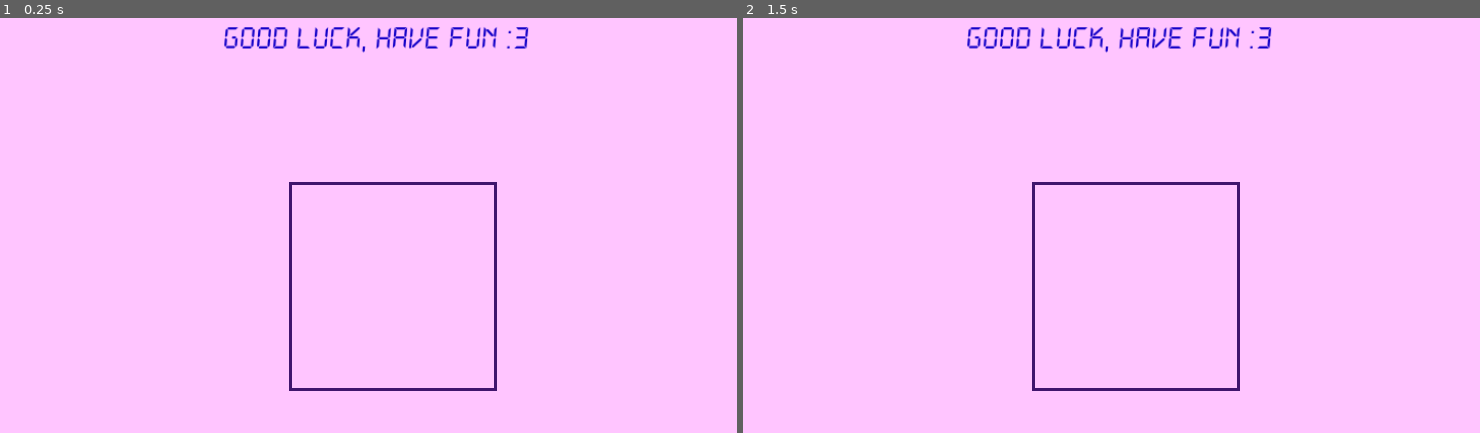
Above: before the commit, frames 1-2 (left to right).
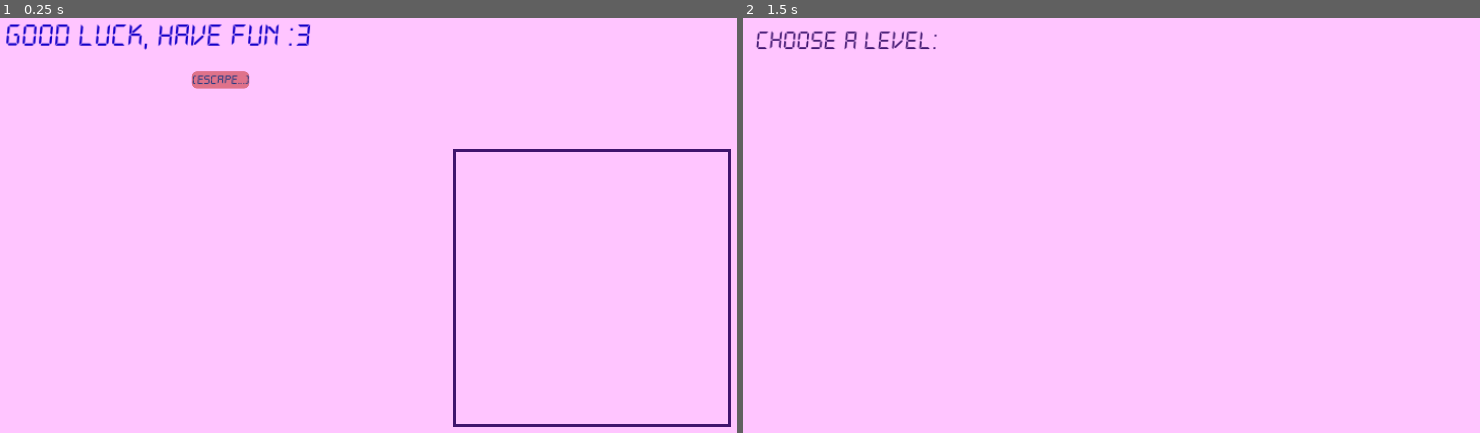
Above: after the commit, the same moments.

Repository: GriffinSpeidel/Nonogram
Game: Godot game, scene res://scenes/main.tscn
The game is run twice, just before and just after one commit, with the same random seed, the same clock (stepped at 60 frames per second) and the same inputs. This scene is started directly instead of the project's main scene.
Inputs (mouse positions are in pixels of both pictures, inside the frame that each line leads up to):
- Up to frame 1 (0.25 s): no input
- Up to frame 2 (1.5 s): click (964, 80) at 0.5 s, where only the run after the commit has a clickable "(escape...)"; tap Enter at 1.25 s; move the mouse to (1288, 200) at 1.27 s; click (1288, 200) at 1.42 s

The runs differ from the first frame. In frame 1, 3.8% of the frame differs, in the area x 0-100%, y 1-99%; in frame 2, 2.1%.

Commit message:
Added nonogram cells, although alignment in the grid isnt perfect

Diff:
--- /dev/null
+++ b/scenes/main.gd
@@ -0,0 +1,102 @@
+extends Node
+
+enum CellState { EMPTY, FILLED, BLOCKED }
+
+@onready var board := $NonogramBoard
+@onready var back_button := $BackButton
+@onready var board_panel := $NonogramBoard/Panel
+@onready var aspect := board_panel.get_node("MarginContainer/AspectRatioContainer")
+@onready var TITLE_SCENE := "res://ui/level_select.tscn"
+@onready var grid_container := $NonogramBoard/Panel/MarginContainer/AspectRatioContainer/GridContainer
+
+var cell_scene := preload("res://ui/nonogram_cell.tscn")
+
+var solution : Array = []  # stores rows as arrays of ints
+var grid_size : int = 0 # assumes square grids
+
+func _ready():
+	back_button.pressed.connect(_on_back_pressed)
+
+func _on_back_pressed():
+	get_tree().change_scene_to_file(TITLE_SCENE)
+
+func load_level(file_path: String):
+	var file := FileAccess.open(file_path, FileAccess.ModeFlags.READ)
+	if file == null:
+		push_error("Could not open level file: %s" % file_path)
+		return
+
+	var text := file.get_as_text()
+	file.close()
+
+	# Split by lines and convert each line to an array of ints
+	solution.clear()
+	for line in text.split("\n", false):
+		line = line.strip_edges()
+		if line == "":
+			continue
+		var row := []
+		for c in line:
+			row.append(int(c))
+		solution.append(row)
+
+	grid_size = solution.size()
+
+	# draw grid after the layout is finalized so the aspect ratio container has a size
+	call_deferred("_draw_grid")
+
+func _draw_grid():
+	var line_container = aspect.get_node("LineContainer")
+
+	for child in line_container.get_children():
+		child.queue_free()
+
+	var cell_size := 1.0 / grid_size # the fraction of the total square for each cell
+
+	for i in range(1, grid_size):
+		# vertical line
+		var line_v := Line2D.new()
+		line_v.width = 1
+		line_v.default_color = Color("#40156d")
+		line_v.add_point(Vector2(i * cell_size, 0) * aspect.size)
+		line_v.add_point(Vector2(i * cell_size, 1) * aspect.size)
+		line_container.add_child(line_v)
+
+		# horizontal line
+		var line_h := Line2D.new()
+		line_h.width = 1
+		line_h.default_color = Color("#40156d")
+		line_h.add_point(Vector2(0, i * cell_size) * aspect.size)
+		line_h.add_point(Vector2(1, i * cell_size) * aspect.size)
+		line_container.add_child(line_h)
+
+	build_grid()
+
+func build_grid():
+	# Clear old cells
+	for child in grid_container.get_children():
+		child.queue_free()
+
+	grid_container.columns = grid_size
+
+	for y in range(grid_size):
+		for x in range(grid_size):
+			var cell = cell_scene.instantiate()
+			cell.set_state(CellState.EMPTY)
+
+			# make the cell fill the space allocated by the GridContainer
+			cell.size_flags_horizontal = Control.SIZE_EXPAND_FILL
+			cell.size_flags_vertical = Control.SIZE_EXPAND_FILL
+			grid_container.add_child(cell)
+
+func draw_hints():
+	grid_size = solution.size()
+	var cell_size = 1.0 / grid_size
+
+	for i in range(grid_size):
+		# create the ith column
+		var col = VBoxContainer.new()
+		col.position = Vector2(i * cell_size * board.size(), 0)
+
+		# make the column expand upwards
+		# col.set_grow_vertical(GROW_DIRECTION_BEGIN)
--- a/scenes/main.tscn
+++ b/scenes/main.tscn
@@ -1,4 +1,7 @@
-[gd_scene load_steps=2 format=3 uid="uid://hlys16w1gmx2"]
+[gd_scene load_steps=4 format=3 uid="uid://hlys16w1gmx2"]
+
+[ext_resource type="Script" path="res://scenes/main.gd" id="1_i6rt3"]
+[ext_resource type="StyleBox" uid="uid://c67gnquugdt44" path="res://start_button.tres" id="2_rc4f1"]
 
 [sub_resource type="StyleBoxFlat" id="StyleBoxFlat_xjufw"]
 bg_color = Color(0.25098, 0.0823529, 0.427451, 0)
@@ -13,31 +16,25 @@
 anchors_preset = 0
 offset_right = 40.0
 offset_bottom = 40.0
+script = ExtResource("1_i6rt3")
 
 [node name="Label" type="Label" parent="."]
 layout_mode = 0
-offset_left = 369.0
-offset_top = 32.0
-offset_right = 816.0
-offset_bottom = 81.0
+offset_left = 55.0
+offset_top = 28.0
+offset_right = 502.0
+offset_bottom = 77.0
 theme_override_colors/font_color = Color(0.0705882, 0, 0.780392, 1)
 theme_override_font_sizes/font_size = 48
 text = "Good luck, have fun :3"
 
-[node name="Lives" type="Control" parent="."]
-anchors_preset = 0
-offset_left = 83.0
-offset_top = 151.0
-offset_right = 123.0
-offset_bottom = 191.0
-
 [node name="NonogramBoard" type="Control" parent="."]
 custom_minimum_size = Vector2(300, 300)
 anchors_preset = 0
-offset_left = 465.0
-offset_top = 264.0
-offset_right = 765.0
-offset_bottom = 564.0
+offset_left = 701.0
+offset_top = 216.0
+offset_right = 1101.0
+offset_bottom = 616.0
 
 [node name="Panel" type="Panel" parent="NonogramBoard"]
 layout_mode = 1
@@ -46,12 +43,17 @@
 anchor_bottom = 1.0
 grow_horizontal = 2
 grow_vertical = 2
+mouse_filter = 2
 theme_override_styles/panel = SubResource("StyleBoxFlat_xjufw")
 
 [node name="MarginContainer" type="MarginContainer" parent="NonogramBoard/Panel"]
-layout_mode = 0
-offset_right = 40.0
-offset_bottom = 40.0
+layout_mode = 1
+anchors_preset = 15
+anchor_right = 1.0
+anchor_bottom = 1.0
+grow_horizontal = 2
+grow_vertical = 2
+mouse_filter = 2
 theme_override_constants/margin_left = 4
 theme_override_constants/margin_top = 4
 theme_override_constants/margin_right = 4
@@ -59,6 +61,35 @@
 
 [node name="AspectRatioContainer" type="AspectRatioContainer" parent="NonogramBoard/Panel/MarginContainer"]
 layout_mode = 2
+mouse_filter = 2
 
 [node name="GridContainer" type="GridContainer" parent="NonogramBoard/Panel/MarginContainer/AspectRatioContainer"]
 layout_mode = 2
+mouse_filter = 2
+theme_override_constants/h_separation = 0
+theme_override_constants/v_separation = 0
+
+[node name="LineContainer" type="Control" parent="NonogramBoard/Panel/MarginContainer/AspectRatioContainer"]
+layout_mode = 2
+mouse_filter = 2
+
+[node name="Hints" type="Control" parent="NonogramBoard"]
+anchors_preset = 0
+offset_right = 40.0
+offset_bottom = 40.0
+
+[node name="BackButton" type="Button" parent="."]
+layout_mode = 0
+offset_left = 325.0
+offset_top = 104.0
+offset_right = 408.0
+offset_bottom = 129.0
+theme_override_colors/font_color = Color(0.027451, 0.192157, 0.494118, 1)
+theme_override_colors/font_hover_color = Color(0.397445, 0.659834, 0.864104, 1)
+theme_override_font_sizes/font_size = 20
+theme_override_styles/normal = ExtResource("2_rc4f1")
+theme_override_styles/hover = ExtResource("2_rc4f1")
+theme_override_styles/pressed = ExtResource("2_rc4f1")
+theme_override_styles/disabled = ExtResource("2_rc4f1")
+theme_override_styles/focus = ExtResource("2_rc4f1")
+text = "(escape...)"
--- a/title.tscn
+++ b/title.tscn
@@ -10,6 +10,7 @@
 script = ExtResource("1_sav7m")
 
 [node name="Label" type="Label" parent="."]
+layout_mode = 0
 offset_left = 103.0
 offset_top = 84.0
 offset_right = 864.0
@@ -21,6 +22,7 @@
 horizontal_alignment = 1
 
 [node name="PlayButton" type="Button" parent="."]
+layout_mode = 0
 offset_left = 190.0
 offset_top = 198.0
 offset_right = 387.0
--- a/ui/level_select.gd
+++ b/ui/level_select.gd
@@ -33,7 +33,9 @@
 	level_button.level_selected.connect(_on_level_selected)
 	vbox.add_child(level_button)
 
-func _on_level_selected(level_file: String):
-	print("Selected level:", level_file)
-	# Future:
-	# load_level(level_file)
+func _on_level_selected(board_file: String):
+	var main_scene := preload("res://scenes/main.tscn").instantiate()
+	get_tree().root.add_child(main_scene)
+	main_scene.load_level("res://boards/%s" % board_file)
+	get_tree().current_scene = main_scene
+	self.queue_free()
--- /dev/null
+++ b/ui/nonogram_cell.gd
@@ -0,0 +1,47 @@
+extends Control
+
+# States
+enum CellState { EMPTY, FILLED, BLOCKED }
+
+var state = CellState.FILLED
+
+# Colors
+var empty_color: Color = Color(1,1,1,0)
+var filled_color: Color = Color("#294acf")
+var blocked_color: Color = Color(1,1,1,0)
+var blocked_line_color: Color = Color("#960f38")
+var blocked_line_width: float = 2.0
+
+func _ready():
+	# Enable mouse button events
+	mouse_filter = Control.MouseFilter.MOUSE_FILTER_STOP
+
+func set_state(new_state: CellState) -> void:
+	state = new_state
+	queue_redraw()
+
+func _gui_input(event: InputEvent) -> void:
+	if event is InputEventMouseButton and event.pressed:
+		if event.button_index == MOUSE_BUTTON_LEFT:
+			if state != CellState.BLOCKED:
+				# toggle empty/filled
+				set_state(CellState.FILLED if state == CellState.EMPTY else CellState.EMPTY)
+		elif event.button_index == MOUSE_BUTTON_RIGHT:
+			# toggle block/unblock
+			if state == CellState.BLOCKED:
+				set_state(CellState.EMPTY)
+			elif state == CellState.EMPTY:
+				set_state(CellState.BLOCKED)
+
+func _draw():
+	# Draw fill color
+	match state:
+		CellState.EMPTY:
+			draw_rect(Rect2(Vector2.ZERO, size), empty_color)
+		CellState.FILLED:
+			draw_rect(Rect2(Vector2.ZERO, size), filled_color)
+		CellState.BLOCKED:
+			draw_rect(Rect2(Vector2.ZERO, size), blocked_color)
+			# Draw X
+			draw_line(Vector2(0,0), Vector2(size.x, size.y), blocked_line_color, blocked_line_width)
+			draw_line(Vector2(0,size.y), Vector2(size.x,0), blocked_line_color, blocked_line_width)
--- /dev/null
+++ b/ui/nonogram_cell.tscn
@@ -0,0 +1,14 @@
+[gd_scene load_steps=2 format=3 uid="uid://b7irqhetibpnb"]
+
+[ext_resource type="Script" path="res://ui/nonogram_cell.gd" id="1_2pcjw"]
+
+[node name="NonogramCell" type="Control"]
+layout_mode = 3
+anchors_preset = 15
+anchor_right = 1.0
+anchor_bottom = 1.0
+offset_right = -1152.0
+offset_bottom = -648.0
+grow_horizontal = 2
+grow_vertical = 2
+script = ExtResource("1_2pcjw")
Not shown, added: boards/big_board.non
